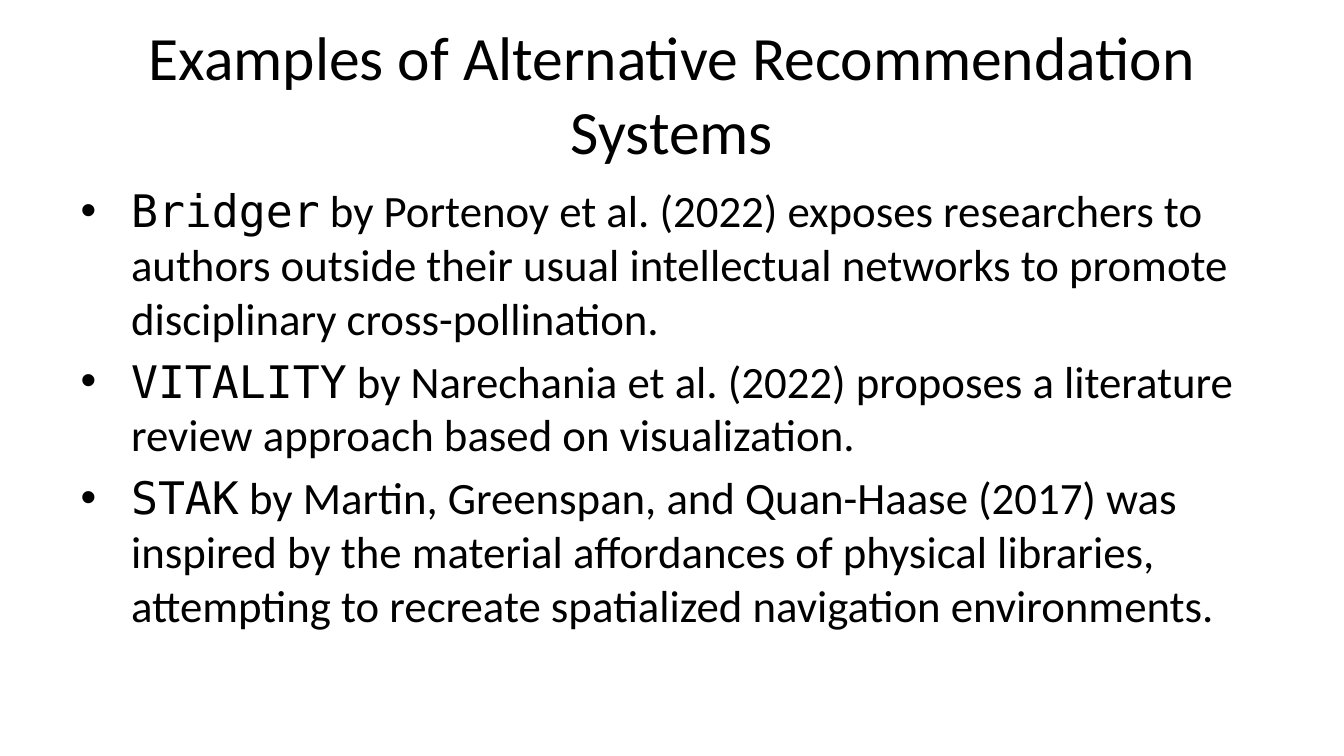
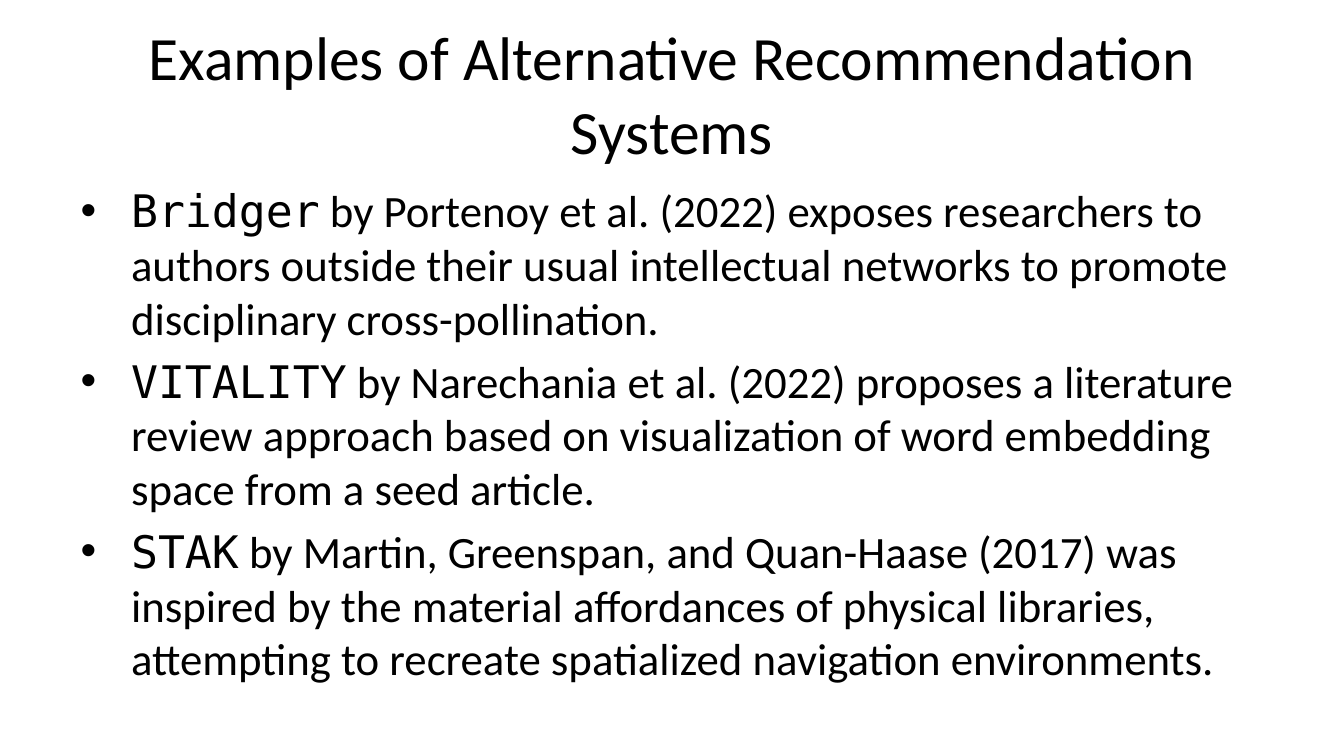
Before and after one commit to alexiaschn/blog, a slide deck: slide 9 of docs/slides/26-07-30_DH26_IEML-RS.pptx (slide 8 before the commit). Drawn at 1344x756 pixels with LibreOffice and Linux fonts; fonts in the diff are those of the drawing. Boxes give left, top, right and bottom in pixels: in the first picture for what was removed or moved away, otherwise in the second. Text is boxed around its words. In the diff, an @@ line names an element or a change of style, - is before the commit and + after.

```diff
--- a/docs/slides/26-07-30_DH26_IEML-RS.pptx
+++ b/docs/slides/26-07-30_DH26_IEML-RS.pptx
@@ text at (131,365,1233,513): text changed @@
-• VITALITY by Narechania et al. (2022) proposes a literature review approach based on visualization.
+• VITALITY by Narechania et al. (2022) proposes a literature review approach based on visualization of word embedding space from a seed article.
```
Also in this commit, not shown: 12 other slides changed, 3 slides added, 1 slide removed, 22 other files.
